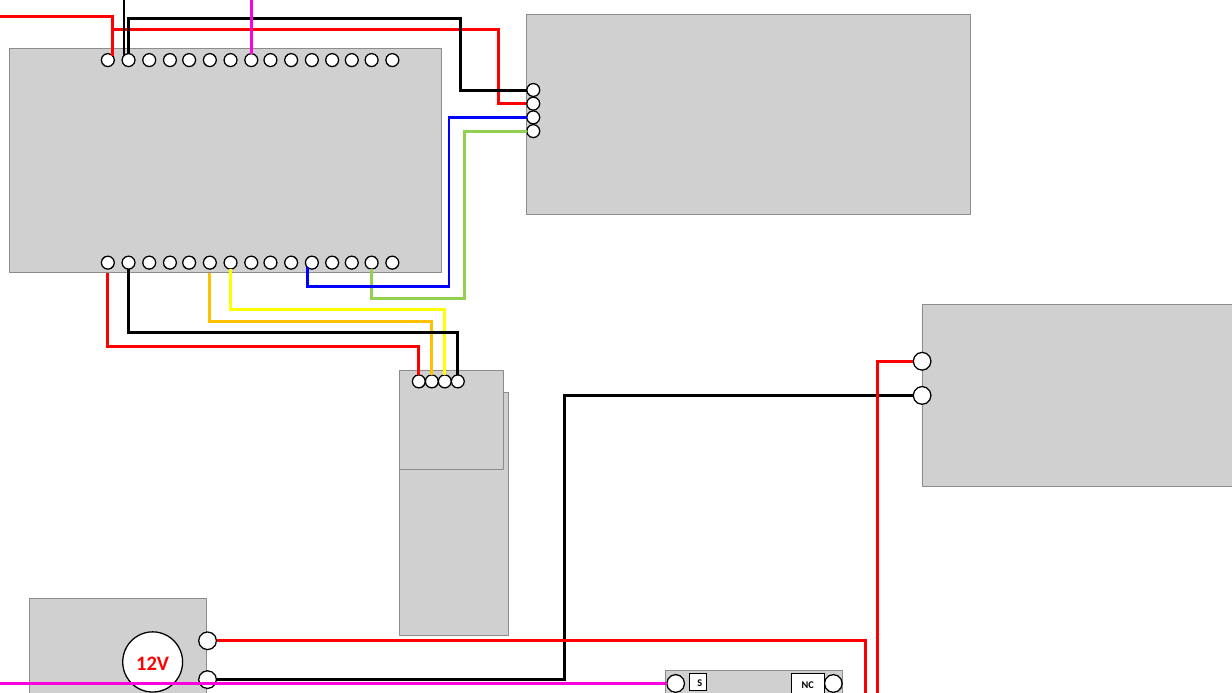
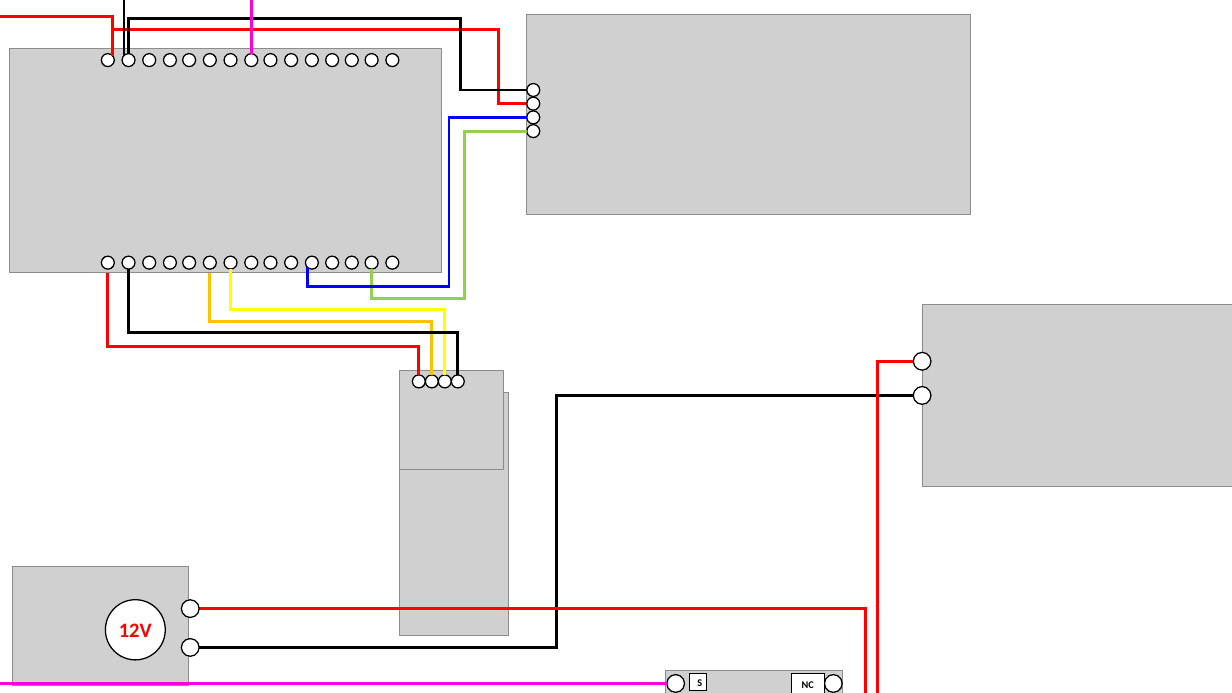
Before and after one commit to AsthriPardave/Smart-Lab, a slide deck: slide 1 of Diagrama.pptx. Drawn at 1232x693 pixels with LibreOffice and Linux fonts; fonts in the diff are those of the drawing; grey boxes stand for pictures. Boxes give left, top, right and bottom in pixels: in the first picture for what was removed or moved away, otherwise in the second. Text is boxed around its words. In the diff, an @@ line names an element or a change of style, - is before the commit and + after.

```diff
--- a/Diagrama.pptx
+++ b/Diagrama.pptx
@@ elbow line moved from (913, 396) - (216, 680) to (913, 396) - (200, 648) @@
@@ elbow line moved from (842, 693) - (216, 641) to (842, 693) - (200, 609) @@
@@ 3 ellipses, 1 picture: place and size @@
-3 ellipses, 1 picture at [30,599,216,693]
+3 ellipses, 1 picture at [12,567,199,686]
```
Also in this commit, not shown: 1 other file.
